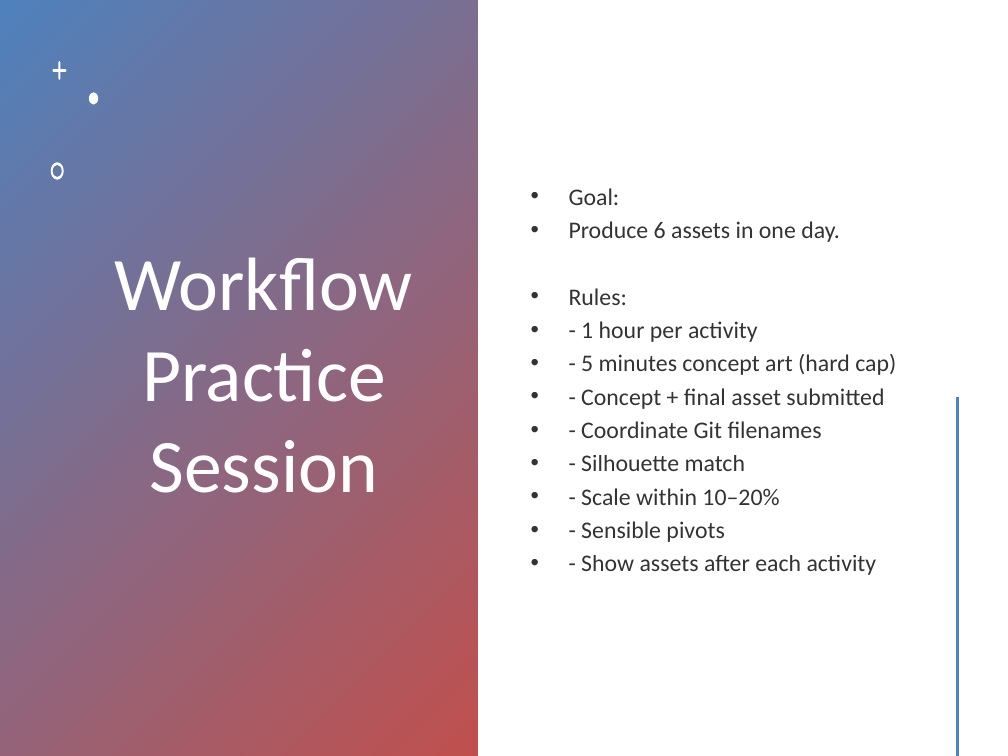
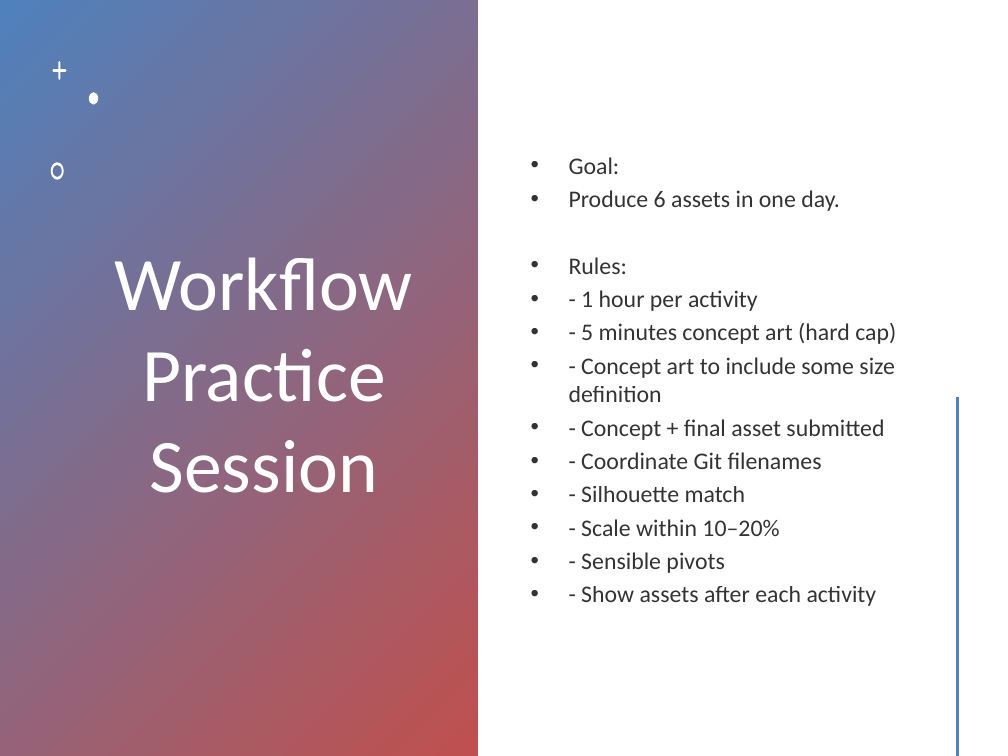
Before and after one commit to Taliesin-Games/Tension-Third-Year-Games, a slide deck: slide 1 of Documentation/workflow_practice_session.pptx. Drawn at 1008x756 pixels with LibreOffice and Linux fonts; fonts in the diff are those of the drawing. Boxes give left, top, right and bottom in pixels: in the first picture for what was removed or moved away, otherwise in the second. Text is boxed around its words. In the diff, an @@ line names an element or a change of style, - is before the commit and + after.

```diff
--- a/Documentation/workflow_practice_session.pptx
+++ b/Documentation/workflow_practice_session.pptx
@@ text at [569,357,895,402]: paragraph added @@
+• - Concept art to include some size definition
```
Also in this commit, not shown: 4 other slides changed.
